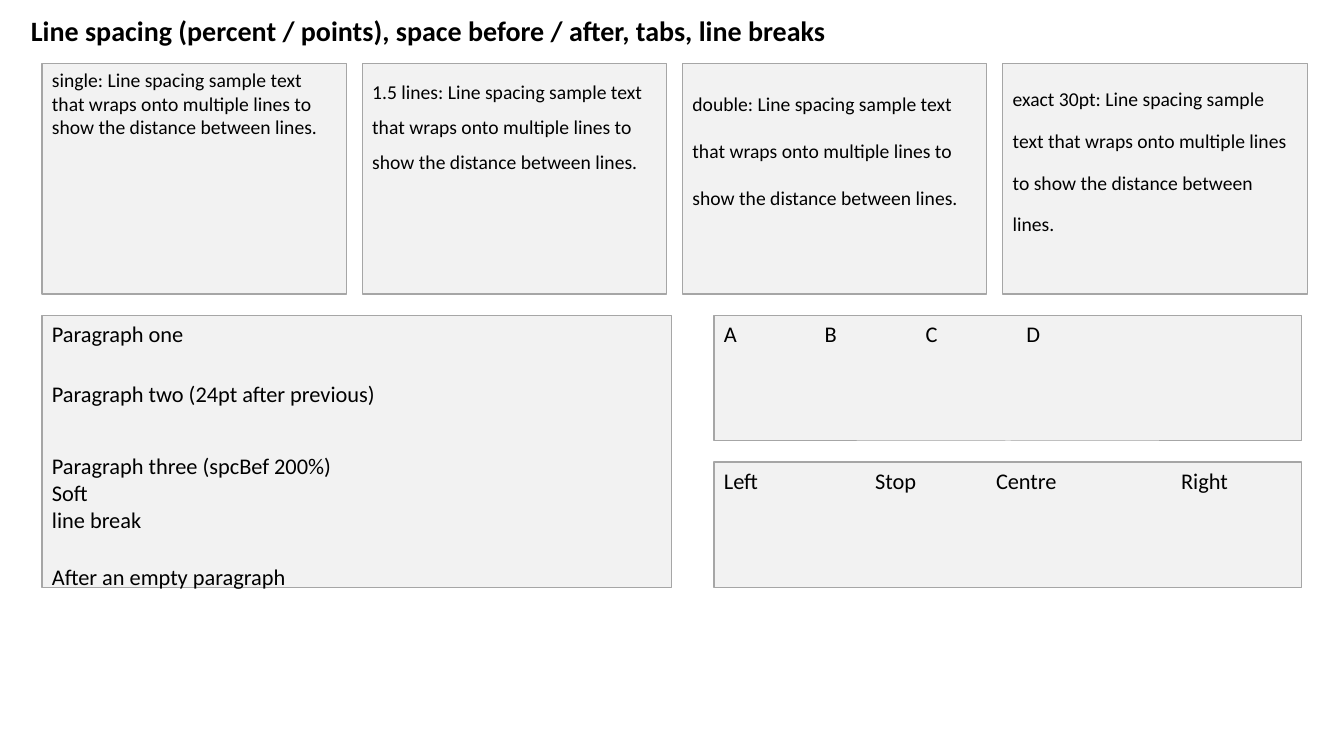
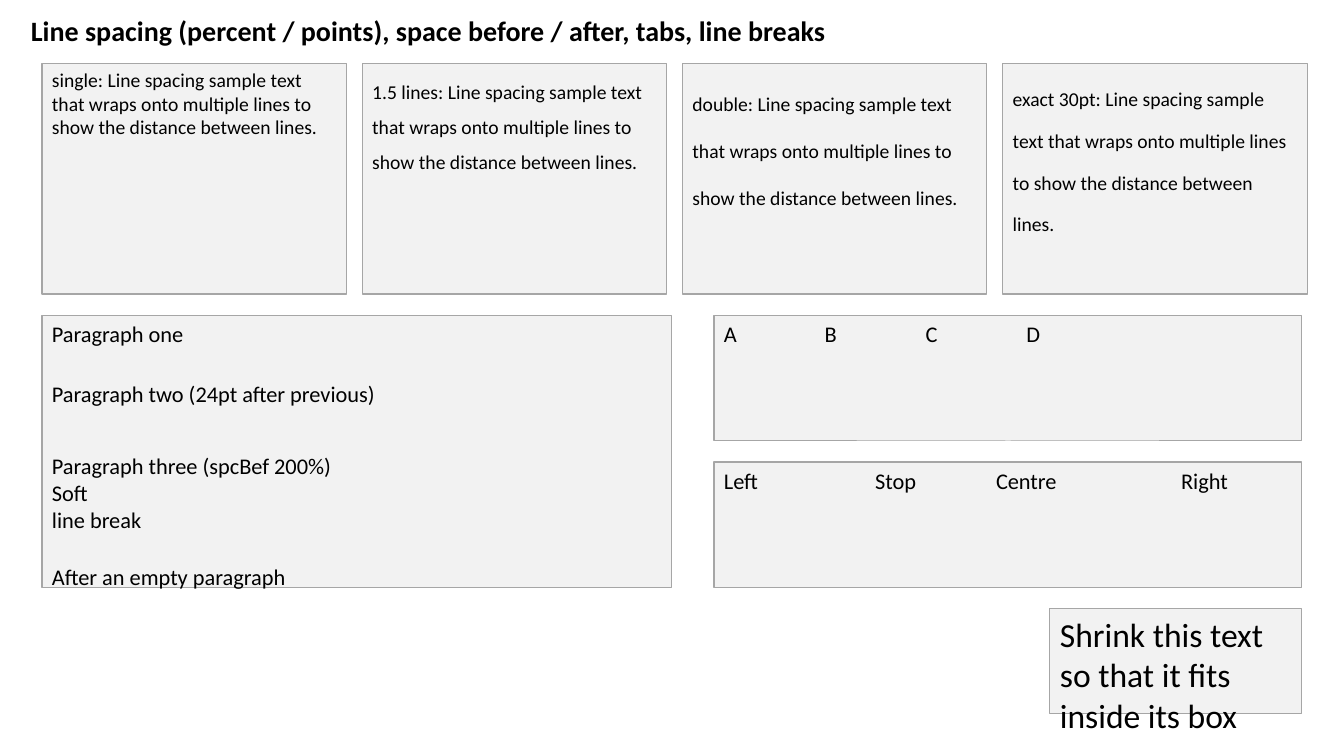
Before and after one commit to g21589/PPTX2HTML, a slide deck: slide 4 of samples/features/text.pptx. Drawn at 1344x756 pixels with LibreOffice and Linux fonts; fonts in the diff are those of the drawing. Boxes give left, top, right and bottom in pixels: in the first picture for what was removed or moved away, otherwise in the second. Text is boxed around its words. In the diff, an @@ line names an element or a change of style, - is before the commit and + after.

```diff
--- a/samples/features/text.pptx
+++ b/samples/features/text.pptx
@@ rectangle added at (1051, 609, 1303, 714), fill #F2F2F2, outline #A6A6A6 0.75 pt, 24 pt, text #000000 @@
+Shrink this text so that it fits inside its box
```
Also in this commit, not shown: 7 other files.
